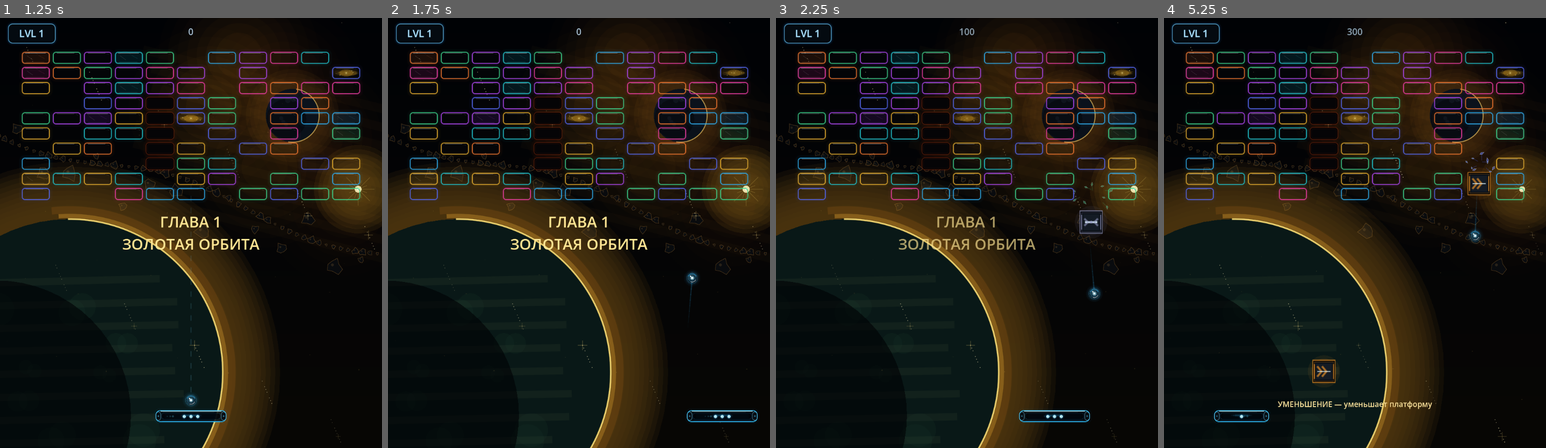
Above: before the commit, frames 1-4 (left to right).
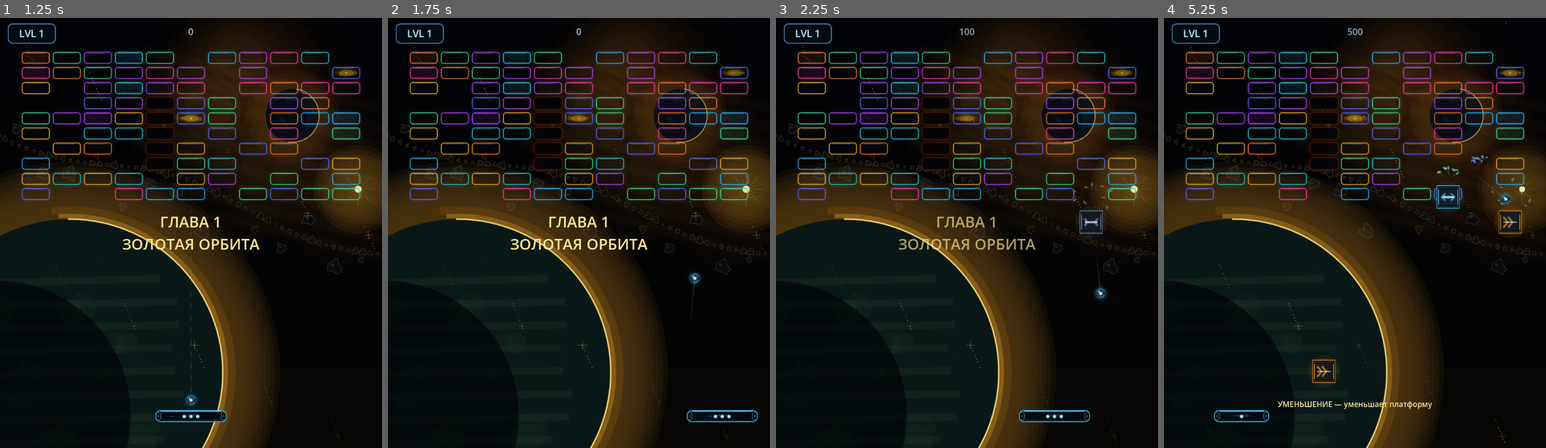
Above: after the commit, the same moments.

Repository: Ardarik421/arkanoid
Game: Godot game, scene res://scenes/main_menu.tscn
Same seed, same stepped clock (60 frames per second), same inputs: the game is played once before the commit and once after it.
Inputs (mouse positions are in pixels of both pictures, inside the frame that each line leads up to):
- Up to frame 1 (1.25 s): click "НОВАЯ ИГРА" at 0.5 s
- Up to frame 2 (1.75 s): tap Enter at 1.25 s; move the mouse to (663, 211) at 1.27 s; hold D (move_right) from 1.28 s (still down); tap Space (launch_ball) at 1.35 s; click (663, 211) at 1.42 s
- Up to frame 3 (2.25 s): move the mouse to (890, 254) at 2.02 s; release D (move_right) at 2.03 s; hold A (move_left) from 2.03 s (still down); tap Space (launch_ball) at 2.1 s
- Up to frame 4 (5.25 s): move the mouse to (1393, 138) at 2.77 s; release A (move_left) at 2.78 s; hold D (move_right) 2.78-4.28 s; tap Space (launch_ball) every 0.75 s from 2.85 to 5.1 s; move the mouse to (1335, 319) at 3.52 s; click (1335, 319) at 3.67 s; move the mouse to (1469, 297) at 4.27 s; hold A (move_left) from 4.28 s (still down); move the mouse to (1240, 168) at 5.02 s

Frame 1 is identical in both runs. In frame 2, 0.1% of the frame differs, in the area x 77-82%, y 59-69%; in frame 3, 0.1%; in frame 4, 1.3%, in the area x 47-97%, y 2-53%.

Commit message:
поправили магнит

Diff:
--- a/scenes/ball.gd
+++ b/scenes/ball.gd
@@ -30,6 +30,7 @@
 var attached_offset_x: float = 0.0
 var visual_time: float = 0.0
 var launch_aim_angle: float = 0.0
+var last_paddle_x: float = NAN
 
 var trail_points: Array[Vector2] = []
 var trail_max_points: int = 10
@@ -130,10 +131,24 @@
 func _physics_process(delta):
 	piercing_sound_cooldown = max(piercing_sound_cooldown - delta, 0.0); visual_time += delta
 	if is_attached:
-		var paddle = get_parent().get_node("Paddle"); var movement = paddle.velocity.x
-		if abs(movement) > 20.0:
-			launch_aim_angle += sign(movement) * aim_turn_speed * delta; launch_aim_angle = clamp(launch_aim_angle, -max_bounce_angle, max_bounce_angle)
-		global_position.x = paddle.global_position.x + attached_offset_x; global_position.y = paddle.global_position.y - 40; _update_trail(true); return
+		var paddle = get_parent().get_node("Paddle")
+		var paddle_x: float = paddle.global_position.x
+
+		if is_nan(last_paddle_x):
+			last_paddle_x = paddle_x
+
+		var movement: float = paddle_x - last_paddle_x
+		if abs(movement) > 0.1:
+			launch_aim_angle += sign(movement) * aim_turn_speed * delta
+			launch_aim_angle = clamp(launch_aim_angle, -max_bounce_angle, max_bounce_angle)
+
+		last_paddle_x = paddle_x
+		global_position.x = paddle_x + attached_offset_x
+		global_position.y = paddle.global_position.y - 40
+		_update_trail(true)
+		return
+
+	last_paddle_x = NAN
 	var movement_speed := speed * (SHIELD_RETURN_SPEED_MULTIPLIER if shield_return_boost_active else 1.0)
 	var collision = move_and_collide(direction * movement_speed * delta)
 	if collision:
